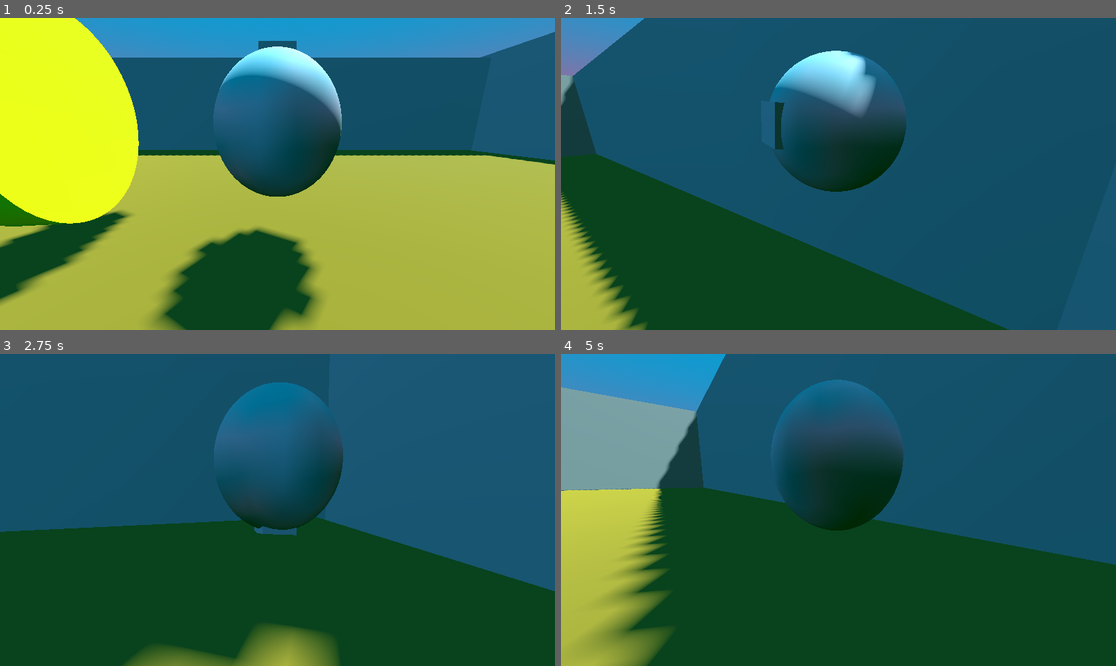
Above: before the commit, frames 1-4 (two rows, left to right).
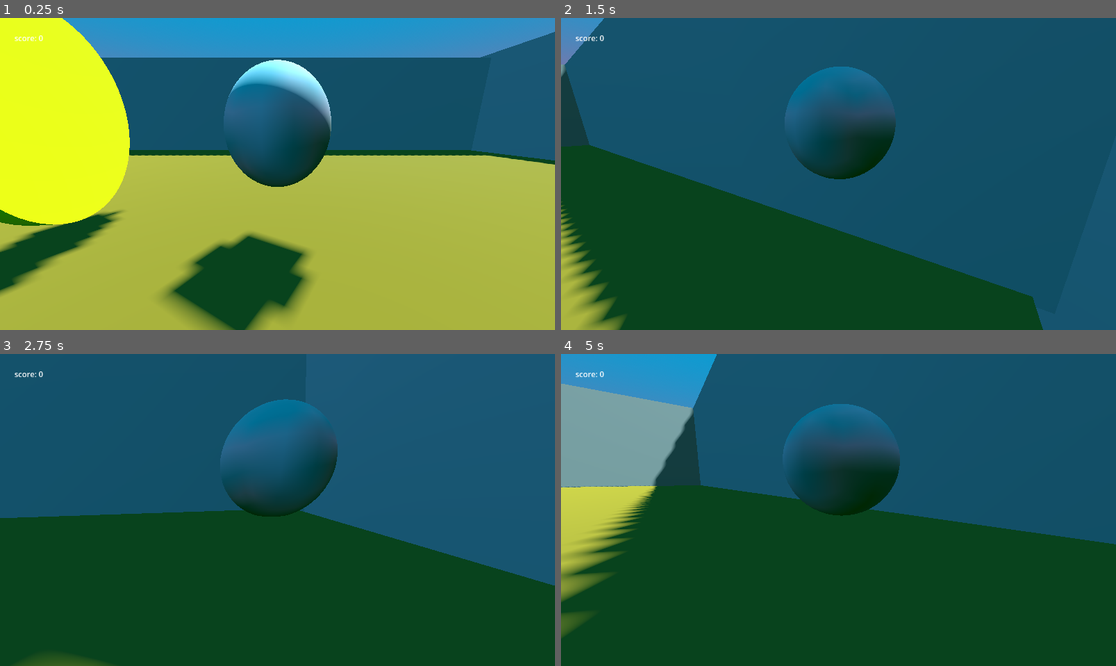
Above: after the commit, the same moments.

Repository: EstebanG17-ia/Juego3D
Game: Godot game, scene res://main_scene.tscn
Same seed, same stepped clock (60 frames per second), same inputs: the game is played once before the commit and once after it.
Inputs (mouse positions are in pixels of both pictures, inside the frame that each line leads up to):
- Up to frame 1 (0.25 s): no input
- Up to frame 2 (1.5 s): move the mouse to (866, 174) at 0.52 s; hold W (up) from 0.53 s (still down); move the mouse to (810, 174) at 1.27 s
- Up to frame 3 (2.75 s): keep holding W (up); move the mouse to (288, 503) at 2.02 s
- Up to frame 4 (5 s): keep holding W (up); move the mouse to (832, 516) at 2.77 s; move the mouse to (877, 513) at 3.52 s; move the mouse to (794, 506) at 4.27 s

The runs differ from the first frame. In frame 1, 10% of the frame differs, in the area x 0-62%, y 0-100%; in frame 2, 14%, in the area x 0-87%, y 0-100%; in frame 3, 7.5%; in frame 4, 14%.

Commit message:
Secto commit, Recoleccion de puntos(puntuaje)

Diff:
--- a/coincollected.gd
+++ b/coincollected.gd
@@ -1,7 +1,9 @@
 extends Area3D
 
 @export var speed := 0.01
-# Called when the node enters the scene tree for the first time.
+
+signal coinCollected
+
 func _ready() -> void:
 	pass # Replace with function body.
 
@@ -17,3 +19,10 @@
 
 	if body is Player:
 		print("Colision por clase")
+
+
+	print("Colision por layer")
+	emit_signal("coinCollected")
+	GameManager.addPoint()
+	print(GameManager.getPoint())
+	queue_free()
--- a/coincollected.tscn
+++ b/coincollected.tscn
@@ -10,18 +10,19 @@
 [sub_resource type="CylinderShape3D" id="CylinderShape3D_tcpo2"]
 radius = 0.34765625
 
-[node name="coincollected" type="Area3D" unique_id=1417554974]
+[node name="coincollected" type="Area3D" unique_id=1417554974 groups=["Coleccionables"]]
+transform = Transform3D(0.030012876, 1.281773e-09, 0, -2.6238087e-09, 0.014661776, 0, 0, 0, -0.016602345, 0, 0, 0)
 collision_layer = 4
 collision_mask = 3
 script = ExtResource("1_b8c7x")
 
 [node name="MeshInstance3D" type="MeshInstance3D" parent="." unique_id=1206158538]
-transform = Transform3D(-0.009738814, 0.108923875, 0, -0.99995255, -0.0010608393, 0, 0, 0, 1, 0, 0.16201806, 0)
+transform = Transform3D(-0.0097638415, 0.04710604, 0, -1.0025222, -0.0004587785, 0, 0, 0, 1, 0, 0.16201806, 0)
 mesh = SubResource("CylinderMesh_jh1p1")
 surface_material_override/0 = SubResource("StandardMaterial3D_b8c7x")
 
 [node name="CollisionShape3D" type="CollisionShape3D" parent="." unique_id=1936047698]
-transform = Transform3D(-0.01291143, 0.11271062, 0, -1.4736056, -0.0009875472, 0, 0, 0, 1.6125587, 0, 0.17100114, 0)
+transform = Transform3D(-0.012941767, 0.04768213, 0, -1.4770683, -0.00041778092, 0, 0, 0, 1.492005, 0, 0.17100115, 0)
 shape = SubResource("CylinderShape3D_tcpo2")
 
 [connection signal="body_entered" from="." to="." method="_on_body_entered"]
--- /dev/null
+++ b/game_manager.gd
@@ -0,0 +1,23 @@
+extends Node
+@onready var audio_stream_player_3d: AudioStreamPlayer3D = $AudioStreamPlayer3D
+
+var points := 0
+# Called when the node enters the scene tree for the first time.
+func _ready() -> void:
+	var coins = get_tree().get_nodes_in_group("Coleccionables")
+	for coin in coins :
+		coin.coinCollected.connect(_on_coinCollected)
+
+func _on_coinCollected():
+	audio_stream_player_3d.play();
+
+
+# Called every frame. 'delta' is the elapsed time since the previous frame.
+func _process(delta: float) -> void:
+	pass
+
+func addPoint():
+	points+=1
+
+func getPoint():
+	return points
--- /dev/null
+++ b/game_manager.tscn
@@ -0,0 +1,10 @@
+[gd_scene format=3 uid="uid://cxwfxgrf7lmbf"]
+
+[ext_resource type="Script" uid="uid://dcnj2pvv4me3c" path="res://game_manager.gd" id="1_smx3j"]
+[ext_resource type="AudioStream" uid="uid://qw6awa65p4wy" path="res://Pickup_Coin12/Pickup_Coin12.ogg" id="2_o2178"]
+
+[node name="GameManager" type="Node" unique_id=1576979825]
+script = ExtResource("1_smx3j")
+
+[node name="AudioStreamPlayer3D" type="AudioStreamPlayer3D" parent="." unique_id=1421518220]
+stream = ExtResource("2_o2178")
--- /dev/null
+++ b/gen_manager.gd
@@ -0,0 +1,11 @@
+extends Node
+
+
+# Called when the node enters the scene tree for the first time.
+func _ready() -> void:
+	pass # Replace with function body.
+
+
+# Called every frame. 'delta' is the elapsed time since the previous frame.
+func _process(delta: float) -> void:
+	pass
--- /dev/null
+++ b/gen_manager.tscn
@@ -0,0 +1,8 @@
+[gd_scene format=3 uid="uid://dtyk6jgfehfgx"]
+
+[ext_resource type="Script" uid="uid://dw0ti63qgiub2" path="res://gen_manager.gd" id="1_6wpha"]
+
+[node name="GameManager" type="Node" unique_id=1576979825]
+script = ExtResource("1_6wpha")
+
+[node name="AudioStreamPlayer3D" type="AudioStreamPlayer3D" parent="." unique_id=1421518220]
--- /dev/null
+++ b/hud.gd
@@ -0,0 +1,12 @@
+extends CanvasLayer
+
+@onready var score: Label = $Control/MarginContainer/score
+
+# Called when the node enters the scene tree for the first time.
+func _ready() -> void:
+	pass # Replace with function body.
+
+
+# Called every frame. 'delta' is the elapsed time since the previous frame.
+func _process(delta: float) -> void:
+	score.text = "score: " +  str(GameManager.getPoint())
--- /dev/null
+++ b/hud.tscn
@@ -0,0 +1,27 @@
+[gd_scene format=3 uid="uid://hwbvfb7jllkx"]
+
+[ext_resource type="Script" uid="uid://bt0x6lg3w18mj" path="res://hud.gd" id="1_37p78"]
+
+[node name="HUD" type="CanvasLayer" unique_id=926501283]
+script = ExtResource("1_37p78")
+
+[node name="Control" type="Control" parent="." unique_id=1640656392]
+layout_mode = 3
+anchors_preset = 15
+anchor_right = 1.0
+anchor_bottom = 1.0
+grow_horizontal = 2
+grow_vertical = 2
+
+[node name="MarginContainer" type="MarginContainer" parent="Control" unique_id=380044582]
+layout_mode = 0
+offset_right = 40.0
+offset_bottom = 40.0
+theme_override_constants/margin_left = 30
+theme_override_constants/margin_top = 30
+theme_override_constants/margin_right = 30
+theme_override_constants/margin_bottom = 30
+
+[node name="score" type="Label" parent="Control/MarginContainer" unique_id=539969169]
+layout_mode = 2
+text = "Score: 0"
--- /dev/null
+++ b/main_scene.gd
@@ -0,0 +1,11 @@
+extends Node3D
+
+
+# Called when the node enters the scene tree for the first time.
+func _ready() -> void:
+	pass # Replace with function body.
+
+
+# Called every frame. 'delta' is the elapsed time since the previous frame.
+func _process(delta: float) -> void:
+	pass
--- a/main_scene.tscn
+++ b/main_scene.tscn
@@ -1,6 +1,7 @@
 [gd_scene format=3 uid="uid://dyi8s8hxvte6i"]
 
 [ext_resource type="PackedScene" uid="uid://0ucy3mxufjfh" path="res://player.tscn" id="1_0f027"]
+[ext_resource type="Script" uid="uid://bksbywl6axtnw" path="res://main_scene.gd" id="1_gyfs4"]
 [ext_resource type="PackedScene" uid="uid://dtpuc457n6f3v" path="res://coincollected.tscn" id="2_2c62f"]
 
 [sub_resource type="ProceduralSkyMaterial" id="ProceduralSkyMaterial_o3jxj"]
@@ -21,6 +22,7 @@
 albedo_color = Color(0.5176471, 0.34509805, 0, 1)
 
 [node name="MainScene" type="Node3D" unique_id=746475150]
+script = ExtResource("1_gyfs4")
 
 [node name="DirectionalLight3D" type="DirectionalLight3D" parent="." unique_id=1263158017]
 transform = Transform3D(-0.8660254, -0.43301278, 0.25, 0, 0.49999997, 0.86602545, -0.50000006, 0.75, -0.43301266, 0, 2.1341832, 0)
@@ -55,5 +57,19 @@
 [node name="Player" parent="." unique_id=157991202 instance=ExtResource("1_0f027")]
 transform = Transform3D(1, 0, 0, 0, 1, 0, 0, 0, 1, 0, 1, 0)
 
-[node name="coincollected" parent="." unique_id=1417554974 instance=ExtResource("2_2c62f")]
+[node name="coins" type="Node" parent="." unique_id=1940704739]
+
+[node name="coincollected" parent="coins" unique_id=844565946 instance=ExtResource("2_2c62f")]
 transform = Transform3D(1, 0, 0, 0, 1, 0, 0, 0, 1, -1.086674, 0.571409, -0.061056852)
+
+[node name="coincollected2" parent="coins" unique_id=1970115363 instance=ExtResource("2_2c62f")]
+transform = Transform3D(1, 0, 0, 0, 1, 0, 0, 0, 1, -2.173348, 0.62873626, 2.236157)
+
+[node name="coincollected3" parent="coins" unique_id=1417554974 instance=ExtResource("2_2c62f")]
+transform = Transform3D(1, 0, 0, 0, 1, 0, 0, 0, 1, -3.1642828, 0.6246872, 3.6080246)
+
+[node name="coincollected4" parent="coins" unique_id=1045663247 instance=ExtResource("2_2c62f")]
+transform = Transform3D(1, 0, 0, 0, 1, 0, 0, 0, 1, -4.0485487, 0.6585696, -1.1802454)
+
+[node name="coincollected5" parent="coins" unique_id=1139356997 instance=ExtResource("2_2c62f")]
+transform = Transform3D(0.99973726, 0.013238236, -0.018711146, -0.007965842, 0.9661313, 0.25792778, 0.021491934, -0.257711, 0.965983, -2.5083077, 0.5494058, -0.36573792)
--- a/player.gd
+++ b/player.gd
@@ -21,7 +21,7 @@
 func _ready() -> void:
 	Input.mouse_mode = Input.MOUSE_MODE_CAPTURED
 	spring_arm_3d.top_level = true
-	spring_arm_3d.position = Vector3(0, 3, 0)
+
 
 func _process(delta: float) -> void:
 	spring_arm_3d.global_position = self.global_position
--- a/player.tscn
+++ b/player.tscn
@@ -1,6 +1,7 @@
 [gd_scene format=3 uid="uid://0ucy3mxufjfh"]
 
 [ext_resource type="Script" uid="uid://cs5m0h0cb3u8e" path="res://player.gd" id="1_4flbx"]
+[ext_resource type="PackedScene" uid="uid://hwbvfb7jllkx" path="res://hud.tscn" id="2_onrkg"]
 
 [sub_resource type="SphereMesh" id="SphereMesh_sh265"]
 
@@ -14,11 +15,11 @@
 script = ExtResource("1_4flbx")
 
 [node name="MeshInstance3D" type="MeshInstance3D" parent="." unique_id=532677433]
-transform = Transform3D(0.58486634, 0, 0, 0, 0.6641162, 0, 0, 0, 0.62465215, 0, -0.0039299726, 0)
+transform = Transform3D(0.5, 0, 0, 0, -0.5728128, 0, 0, 0, 0.5, 0, -0.0039299726, 0)
 mesh = SubResource("SphereMesh_sh265")
 
 [node name="CollisionShape3D" type="CollisionShape3D" parent="." unique_id=369455932]
-transform = Transform3D(0.59541476, 0, 0, 0, 0.696402, 0, 0, 0, 0.65449435, 0, 0, 0)
+transform = Transform3D(0.5, 0, 0, 0, 0.5, 0, 0, 0, 0.5, 0, 0, 0)
 shape = SubResource("SphereShape3D_4flbx")
 
 [node name="SpringArm3D" type="SpringArm3D" parent="." unique_id=1877837037]
@@ -26,6 +27,8 @@
 [node name="Camera3D" type="Camera3D" parent="SpringArm3D" unique_id=2040002953 groups=["Players"]]
 transform = Transform3D(1, 0, 0, 0, 0.97415763, 0.22586928, 0, -0.22586928, 0.97415763, 0, 1.0005567, 1.7783997)
 
+[node name="HUD" parent="SpringArm3D" unique_id=926501283 instance=ExtResource("2_onrkg")]
+
 [node name="MeshInstance3D2" type="MeshInstance3D" parent="." unique_id=326373805]
-transform = Transform3D(-0.15621094, 0, 0, 0, 0.41439563, 0, 0, 0, 0.16324586, 0, 0.13016471, 0)
+transform = Transform3D(-0.15621094, 0, 0, 0, 0.18724559, 0, 0, 0, 0.16324583, 0, 0.13016471, 0)
 mesh = SubResource("BoxMesh_onrkg")
--- a/project.godot
+++ b/project.godot
@@ -15,9 +15,14 @@
 config/features=PackedStringArray("4.6", "GL Compatibility")
 config/icon="res://icon.svg"
 
+[autoload]
+
+GameManager="*uid://cxwfxgrf7lmbf"
+
 [global_group]
 
 Players=""
+Coleccionables=""
 
 [input]
 
Not shown, added: Pickup_Coin12/Pickup_Coin12.ogg.import
Not shown, added: game_manager.gd.uid
Not shown, added: gen_manager.gd.uid
Not shown, added: hud.gd.uid
Not shown, added: main_scene.gd.uid
Not shown, added: Pickup_Coin12.zip
Not shown, added: Pickup_Coin12/Pickup_Coin12.ogg
